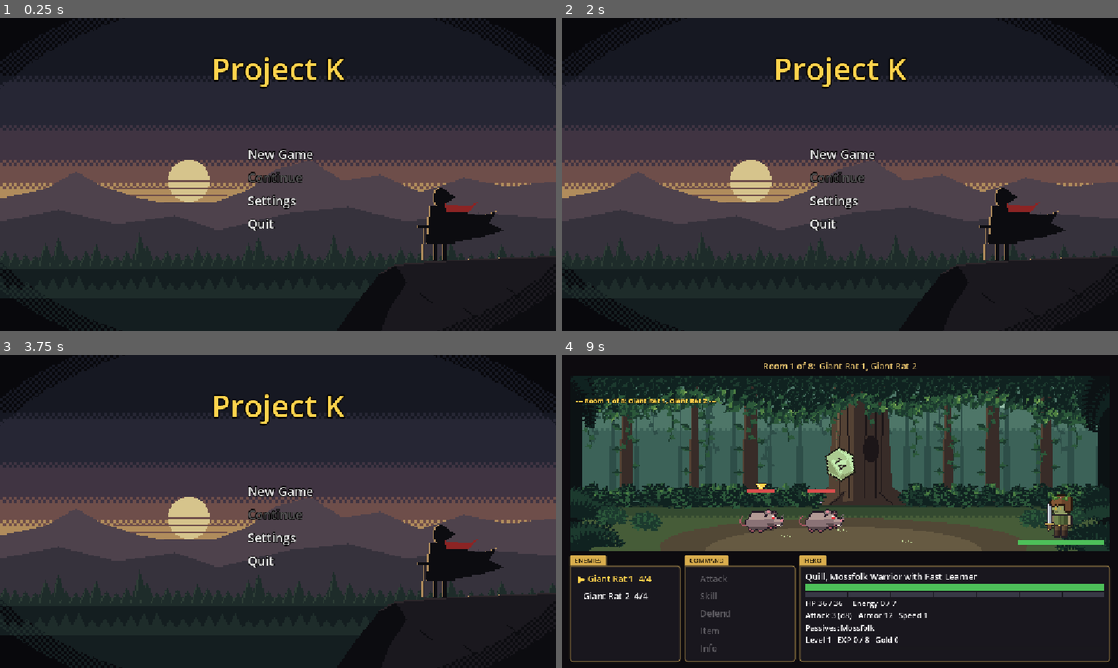
Above: before the commit, frames 1-4 (two rows, left to right).
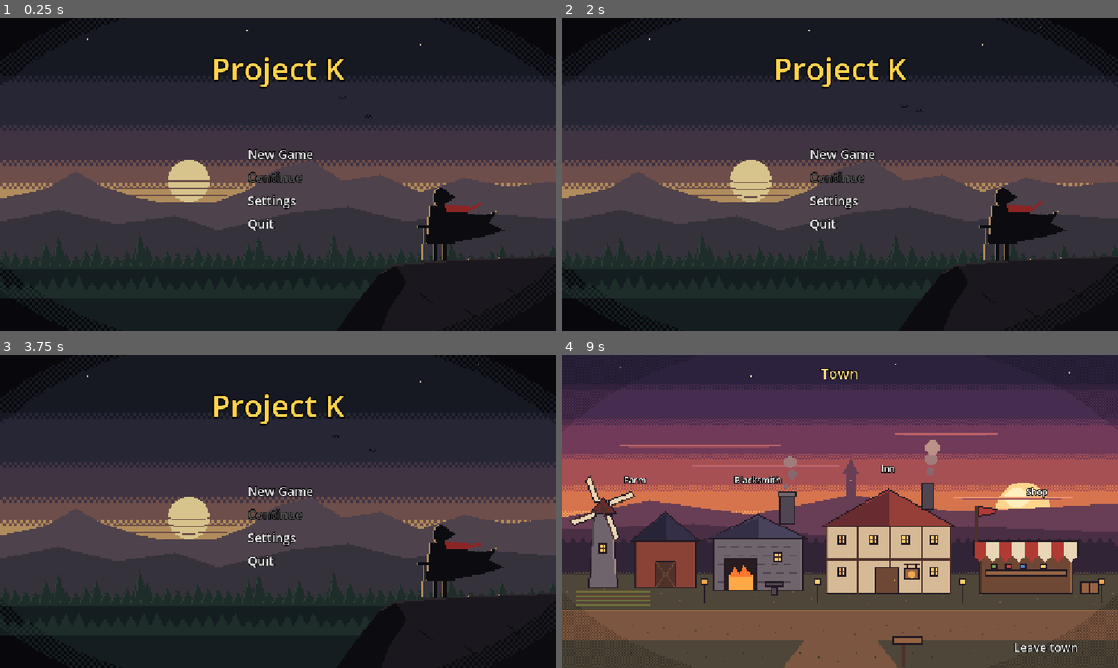
Above: after the commit, the same moments.

Repository: khasmn/project-k
Game: Godot game, scene res://scenes/menu/main_menu.tscn
Same seed, same stepped clock (60 frames per second), same inputs: the game is played once before the commit and once after it.
Inputs:
- Up to frame 1 (0.25 s): no input
- Up to frame 2 (2 s): click "New Game" at 0.5 s; click "Back" at 1.25 s
- Up to frame 3 (3.75 s): click "New Game" at 2 s; click "New hero" at 2.75 s; click "Back" at 3.5 s
- Up to frame 4 (9 s): click "New Game" at 4.25 s; click "New hero" at 5 s; click "▶ New hero" at 5.75 s; click "▶ New hero" at 6.5 s; click "Warrior" at 7.25 s; click "▶ Warrior" at 8 s; click "Start run" at 8.75 s

The runs differ from the first frame. In frame 1, less than 0.1% of the frame differs, in the area x 15-91%, y 2-68%; in frame 2, 0.2%; in frame 3, 0.2%; in frame 4, 96%, in the area x 0-100%, y 0-100%.

Commit message:
Add town screen with animated sunset art; animate menu picture
Co-Authored-By: Claude Opus 5.5 <noreply@anthropic.com>

Diff:
--- a/scenes/character/character_creation.tscn
+++ b/scenes/character/character_creation.tscn
@@ -1,9 +1,15 @@
-[gd_scene load_steps=5 format=3]
+[gd_scene load_steps=7 format=3]
 
 [ext_resource type="Script" path="res://scripts/character/character_creation.gd" id="1"]
 [ext_resource type="Texture2D" path="res://assets/backgrounds/title.png" id="2"]
+[ext_resource type="Script" path="res://scripts/ui/animated_art.gd" id="art_script"]
 [ext_resource type="StyleBoxFlat" path="res://scenes/ui/gold_box.tres" id="box"]
 [ext_resource type="StyleBoxFlat" path="res://scenes/ui/gold_tab.tres" id="tab"]
+
+
+[sub_resource type="AtlasTexture" id="title_frames"]
+atlas = ExtResource("2")
+region = Rect2(0, 0, 384, 216)
 
 [node name="CharacterCreation" type="Control"]
 layout_mode = 3
@@ -15,6 +21,7 @@
 script = ExtResource("1")
 
 [node name="Art" type="TextureRect" parent="."]
+script = ExtResource("art_script")
 layout_mode = 1
 anchors_preset = 15
 anchor_right = 1.0
@@ -22,7 +29,7 @@
 grow_horizontal = 2
 grow_vertical = 2
 modulate = Color(0.35, 0.35, 0.4, 1)
-texture = ExtResource("2")
+texture = SubResource("title_frames")
 expand_mode = 1
 stretch_mode = 6
 
--- /dev/null
+++ b/scenes/city/town.tscn
@@ -0,0 +1,123 @@
+[gd_scene load_steps=7 format=3]
+
+[ext_resource type="Script" path="res://scripts/city/town.gd" id="1"]
+[ext_resource type="Texture2D" path="res://assets/backgrounds/town.png" id="2"]
+[ext_resource type="Script" path="res://scripts/ui/animated_art.gd" id="art_script"]
+[ext_resource type="StyleBoxFlat" path="res://scenes/ui/gold_box.tres" id="box"]
+[ext_resource type="StyleBoxFlat" path="res://scenes/ui/gold_tab.tres" id="tab"]
+
+[sub_resource type="AtlasTexture" id="town_frames"]
+atlas = ExtResource("2")
+region = Rect2(0, 0, 384, 216)
+
+[node name="Town" type="Control"]
+layout_mode = 3
+anchors_preset = 15
+anchor_right = 1.0
+anchor_bottom = 1.0
+grow_horizontal = 2
+grow_vertical = 2
+script = ExtResource("1")
+
+[node name="Frame" type="AspectRatioContainer" parent="."]
+layout_mode = 1
+anchors_preset = 15
+anchor_right = 1.0
+anchor_bottom = 1.0
+grow_horizontal = 2
+grow_vertical = 2
+ratio = 1.7778
+stretch_mode = 3
+
+[node name="Picture" type="Control" parent="Frame"]
+unique_name_in_owner = true
+layout_mode = 2
+
+[node name="Art" type="TextureRect" parent="Frame/Picture"]
+layout_mode = 1
+anchors_preset = 15
+anchor_right = 1.0
+anchor_bottom = 1.0
+grow_horizontal = 2
+grow_vertical = 2
+mouse_filter = 2
+texture = SubResource("town_frames")
+expand_mode = 1
+script = ExtResource("art_script")
+
+[node name="Title" type="Label" parent="."]
+layout_mode = 1
+anchors_preset = 10
+anchor_right = 1.0
+offset_top = 16.0
+offset_bottom = 56.0
+grow_horizontal = 2
+theme_override_colors/font_color = Color(1, 0.86, 0.55, 1)
+theme_override_colors/font_outline_color = Color(0, 0, 0, 1)
+theme_override_constants/outline_size = 8
+theme_override_font_sizes/font_size = 30
+text = "Town"
+horizontal_alignment = 1
+
+[node name="Leave" type="VBoxContainer" parent="."]
+unique_name_in_owner = true
+layout_mode = 1
+anchors_preset = 3
+anchor_left = 1.0
+anchor_top = 1.0
+anchor_right = 1.0
+anchor_bottom = 1.0
+offset_left = -240.0
+offset_top = -64.0
+offset_right = -24.0
+offset_bottom = -20.0
+grow_horizontal = 0
+grow_vertical = 0
+
+[node name="Window" type="VBoxContainer" parent="."]
+unique_name_in_owner = true
+visible = false
+layout_mode = 1
+anchors_preset = 8
+anchor_left = 0.5
+anchor_top = 0.5
+anchor_right = 0.5
+anchor_bottom = 0.5
+offset_left = -230.0
+offset_top = -120.0
+offset_right = 230.0
+offset_bottom = 120.0
+grow_horizontal = 2
+grow_vertical = 2
+theme_override_constants/separation = 0
+
+[node name="Tab" type="PanelContainer" parent="Window"]
+layout_mode = 2
+size_flags_horizontal = 0
+theme_override_styles/panel = ExtResource("tab")
+
+[node name="WindowTitle" type="Label" parent="Window/Tab"]
+unique_name_in_owner = true
+layout_mode = 2
+theme_override_colors/font_color = Color(0.12, 0.09, 0.04, 1)
+theme_override_font_sizes/font_size = 13
+
+[node name="Panel" type="PanelContainer" parent="Window"]
+layout_mode = 2
+theme_override_styles/panel = ExtResource("box")
+
+[node name="Content" type="VBoxContainer" parent="Window/Panel"]
+unique_name_in_owner = true
+layout_mode = 2
+theme_override_constants/separation = 8
+
+[node name="WindowText" type="Label" parent="Window/Panel/Content"]
+unique_name_in_owner = true
+custom_minimum_size = Vector2(430, 0)
+layout_mode = 2
+theme_override_font_sizes/font_size = 18
+autowrap_mode = 3
+
+[node name="WindowButtons" type="VBoxContainer" parent="Window/Panel/Content"]
+unique_name_in_owner = true
+layout_mode = 2
--- a/scenes/menu/main_menu.tscn
+++ b/scenes/menu/main_menu.tscn
@@ -1,9 +1,15 @@
-[gd_scene load_steps=5 format=3]
+[gd_scene load_steps=7 format=3]
 
 [ext_resource type="Script" path="res://scripts/menu/main_menu.gd" id="1"]
 [ext_resource type="Texture2D" path="res://assets/backgrounds/title.png" id="2"]
+[ext_resource type="Script" path="res://scripts/ui/animated_art.gd" id="art_script"]
 [ext_resource type="StyleBoxFlat" path="res://scenes/ui/gold_box.tres" id="box"]
 [ext_resource type="StyleBoxFlat" path="res://scenes/ui/gold_tab.tres" id="tab"]
+
+
+[sub_resource type="AtlasTexture" id="title_frames"]
+atlas = ExtResource("2")
+region = Rect2(0, 0, 384, 216)
 
 [node name="MainMenu" type="Control"]
 layout_mode = 3
@@ -15,13 +21,14 @@
 script = ExtResource("1")
 
 [node name="Art" type="TextureRect" parent="."]
+script = ExtResource("art_script")
 layout_mode = 1
 anchors_preset = 15
 anchor_right = 1.0
 anchor_bottom = 1.0
 grow_horizontal = 2
 grow_vertical = 2
-texture = ExtResource("2")
+texture = SubResource("title_frames")
 expand_mode = 1
 stretch_mode = 6
 
--- a/scripts/character/character_creation.gd
+++ b/scripts/character/character_creation.gd
@@ -153,7 +153,7 @@
 
 func _start_run() -> void:
 	Run.start(draft)
-	get_tree().change_scene_to_file("res://scenes/combat/combat.tscn")
+	get_tree().change_scene_to_file("res://scenes/city/town.tscn")
 
 
 func _show_rolled(label: Label, entry: Dictionary) -> void:
--- /dev/null
+++ b/scripts/city/town.gd
@@ -0,0 +1,69 @@
+extends Control
+## The town between runs: click a building to open its window, or leave town to start the chapter.
+## Shown after character creation (later also after the 1st and 2nd death).
+
+const COMBAT_SCENE: String = "res://scenes/combat/combat.tscn"
+const ART_SIZE: Vector2 = Vector2(384, 216)
+## Each building: its clickable rectangle in art pixels (x, y, width, height) and what its window says.
+const BUILDINGS: Array = [
+	{"name": "Farm", "rect": [4, 92, 92, 74], "text": "Plant seeds before a run and harvest food when you come back. (Coming soon)"},
+	{"name": "Blacksmith", "rect": [100, 92, 70, 74], "text": "Craft and upgrade gear: helmet, armor, weapons, shields and jewelry. (Coming soon)"},
+	{"name": "Inn", "rect": [178, 84, 94, 82], "text": "A warm bed and a hot meal."},
+	{"name": "Shop", "rect": [282, 100, 92, 66], "text": "Buy potions and supplies with your gold. (Coming soon)"},
+]
+
+
+func _ready() -> void:
+	for building: Dictionary in BUILDINGS:
+		%Picture.add_child(_building_button(building))
+	%Leave.add_child(UI.menu_button("Leave town", get_tree().change_scene_to_file.bind(COMBAT_SCENE), 24))
+	for button: Button in %Leave.get_children():
+		button.add_theme_color_override("font_outline_color", Color.BLACK)
+		button.add_theme_constant_override("outline_size", 6)
+
+
+## An invisible button over the building's art with its name floating above the roof.
+## Anchors are fractions of the picture, so the button stays on the building at any window size.
+func _building_button(building: Dictionary) -> Button:
+	var rect: Array = building.rect
+	var button: Button = Button.new()
+	button.flat = true
+	button.focus_mode = Control.FOCUS_NONE
+	button.anchor_left = rect[0] / ART_SIZE.x
+	button.anchor_top = rect[1] / ART_SIZE.y
+	button.anchor_right = (rect[0] + rect[2]) / ART_SIZE.x
+	button.anchor_bottom = (rect[1] + rect[3]) / ART_SIZE.y
+	button.tooltip_text = building.name
+	button.mouse_default_cursor_shape = Control.CURSOR_POINTING_HAND
+	button.pressed.connect(_open.bind(building))
+	var sign: Label = Label.new()
+	sign.text = building.name
+	sign.add_theme_font_size_override("font_size", 18)
+	sign.add_theme_color_override("font_outline_color", Color.BLACK)
+	sign.add_theme_constant_override("outline_size", 6)
+	sign.set_anchors_and_offsets_preset(Control.PRESET_CENTER_TOP)
+	sign.grow_horizontal = Control.GROW_DIRECTION_BOTH
+	sign.offset_top = -30
+	button.add_child(sign)
+	button.mouse_entered.connect(func() -> void: sign.add_theme_color_override("font_color", UI.GOLD))
+	button.mouse_exited.connect(func() -> void: sign.remove_theme_color_override("font_color"))
+	return button
+
+
+func _open(building: Dictionary) -> void:
+	%WindowTitle.text = building.name.to_upper()
+	%WindowText.text = building.text
+	for old in %WindowButtons.get_children():
+		old.queue_free()
+	if building.name == "Inn":
+		%WindowText.text += " Rest here to heal to full.\nHP %d / %d" % [Run.hero.hp, Run.hero.max_hp]
+		var rest: Button = UI.menu_button("Rest (free)", _rest.bind(building))
+		rest.disabled = Run.hero.hp == Run.hero.max_hp
+		%WindowButtons.add_child(rest)
+	%WindowButtons.add_child(UI.menu_button("Back", %Window.hide))
+	%Window.show()
+
+
+func _rest(inn: Dictionary) -> void:
+	Run.hero.hp = Run.hero.max_hp
+	_open(inn)
--- /dev/null
+++ b/scripts/ui/animated_art.gd
@@ -0,0 +1,11 @@
+class_name AnimatedArt
+extends TextureRect
+## A full-screen picture that slowly plays its frame strip (assets/backgrounds/, 384x216 frames side by side).
+## The texture is an AtlasTexture showing frame 1; the Settings switch "Background animation" stops it.
+
+const FPS: int = 2  # slow on purpose: fast motion can cause motion sickness
+
+
+func _process(_delta: float) -> void:
+	if Settings.animate_background:
+		UI.animate(texture, FPS)
Binary file changed: assets/backgrounds/title.png
Binary file added: assets/backgrounds/town.png
Not shown, added: assets/backgrounds/town.png.import
Not shown, added: scripts/city/town.gd.uid
Not shown, added: scripts/ui/animated_art.gd.uid
Not shown, changed: docs/memory/decisions.md
Not shown, changed: docs/memory/design.md
Not shown, changed: docs/memory/progress.md
